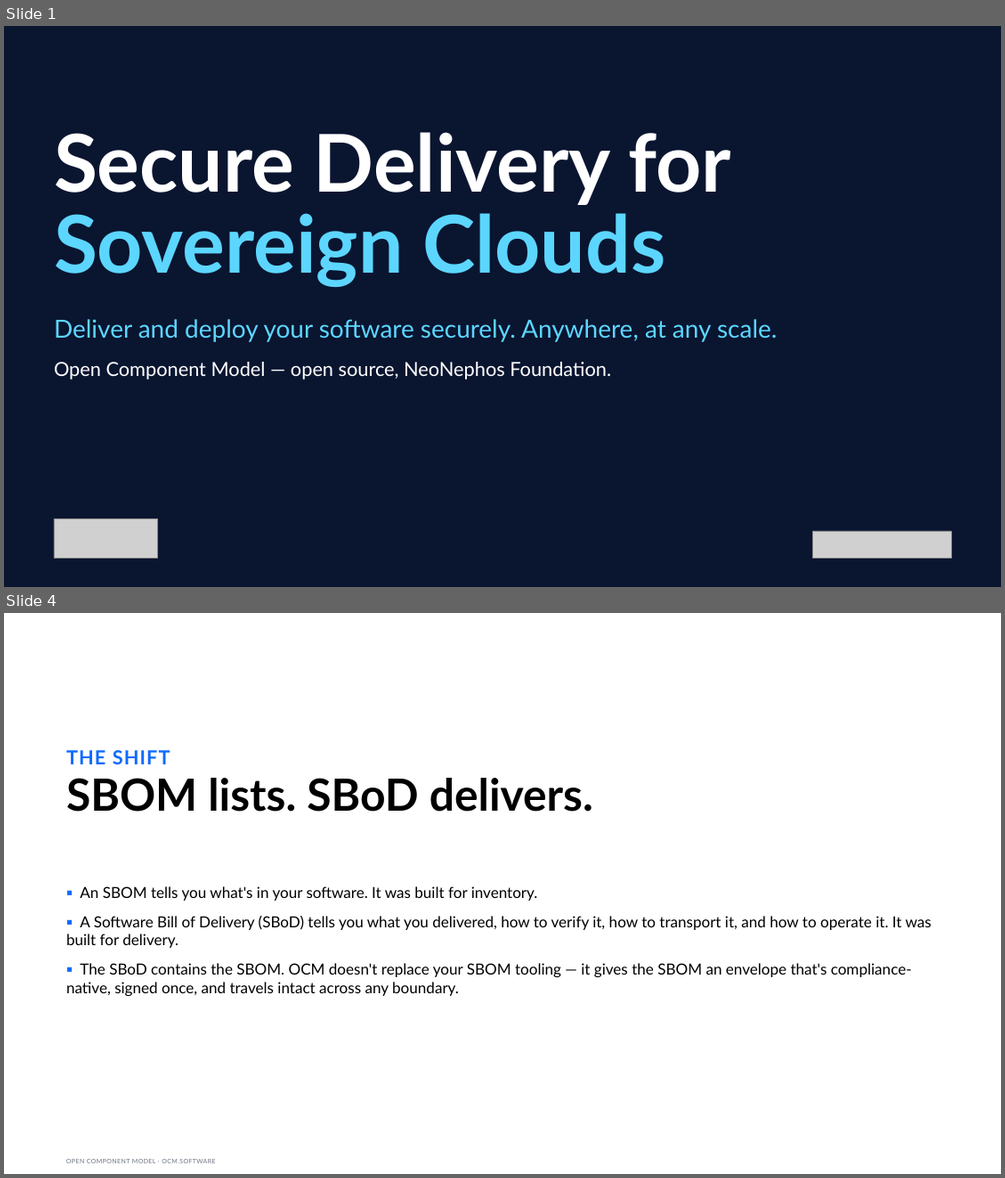
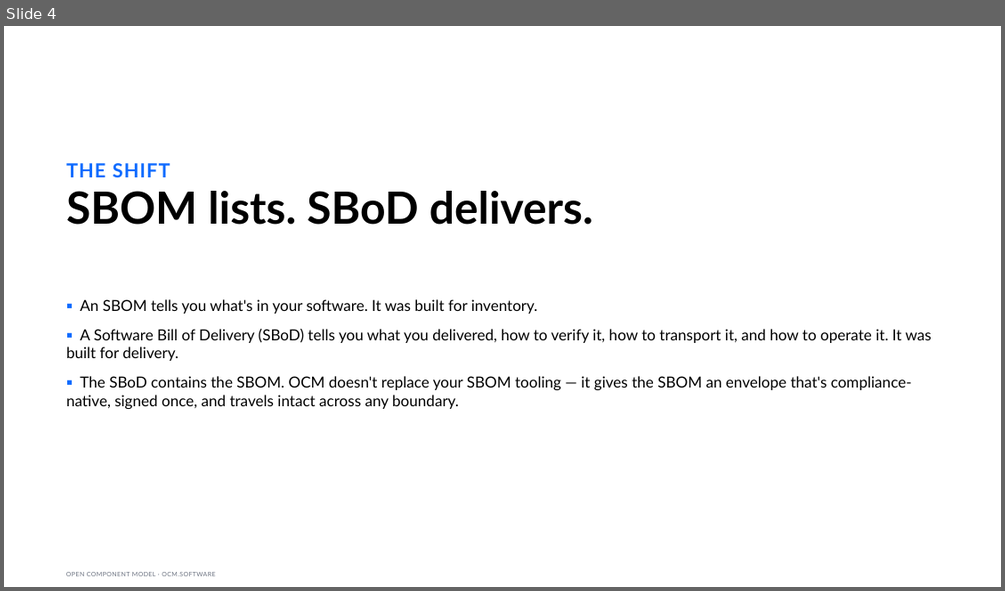
Before and after one commit to morri-son/open-component-model, a slide deck: docs/community/marketing/decks/exec-phase1/OCM-Sovereign-Delivery-Exec.pptx. Shown one above the other, each under a label of ours: slides 1 and 4 before the commit, slide 4 after it; the slides between them are not shown. The pictures are 1005x1178 and 1005x591 pixels, drawn with LibreOffice and Linux fonts; fonts in the diff are those of the drawing; grey boxes stand for pictures; background and template pictures are left out. Boxes give left, top, right and bottom in pixels: in the first picture for what was removed or moved away, otherwise in the second. Text is boxed around its words. In the diff, an @@ line names an element or a change of style, - is before the commit and + after.

```diff
--- a/docs/community/marketing/decks/exec-phase1/OCM-Sovereign-Delivery-Exec.pptx
+++ b/docs/community/marketing/decks/exec-phase1/OCM-Sovereign-Delivery-Exec.pptx
@@ slide 1 removed at box(4, 26, 1001, 587), background picture (left out) @@
@@ title removed at box(54, 132, 731, 205) @@
-Secure Delivery for
@@ text removed at box(54, 203, 665, 287) @@
-Sovereign Clouds
@@ text removed at box(54, 319, 777, 342) @@
-Deliver and deploy your software securely. Anywhere, at any scale.
@@ text removed at box(54, 362, 611, 379) @@
-Open Component Model — open source, NeoNephos Foundation.
@@ picture removed at box(54, 518, 157, 558) @@
@@ picture removed at box(812, 531, 951, 557) @@
```
Also in this commit, not shown: 6 slides changed, 3 slides added, 1 other slide removed, 20 other files.
